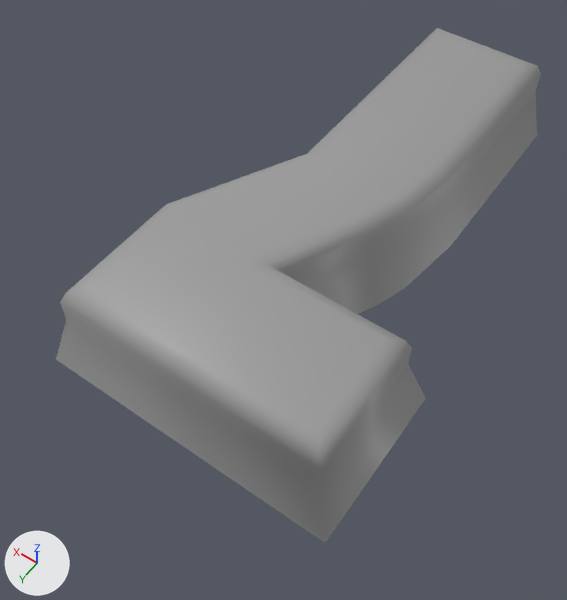
The FBX model Assets/- Asset Store/Custom/Numbers/Number_7.fbx, before and after one commit.
Both versions are drawn from a 50 mm lens placed at (-0.161, 0.303, 0.417), pointed at (0.012, 0.061, 0.036). Every picture has the same lights, and +X, +Y and +Z are marked at lower left. Where no turn or scale is listed for an object, it has been applied to the vertices.

In view in the first picture: 'Number_7'.
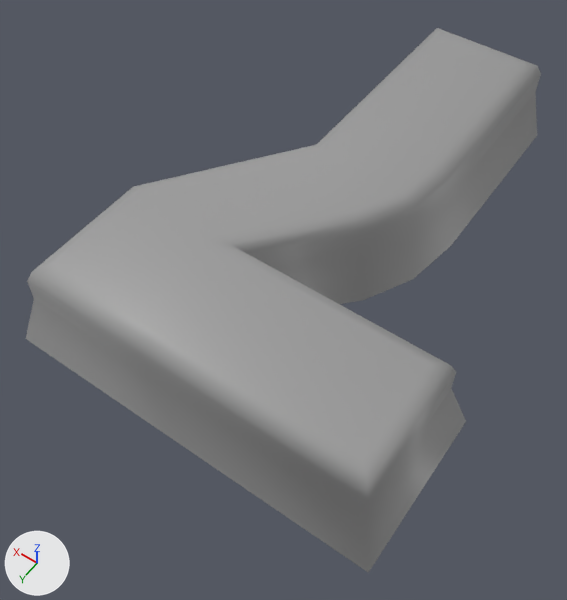
Boxes (x1, y1, x2, y2) around the edits, measured in the pictures (567 x 600 px; the box of a moved part takes in the faces that stretch with it):
'Number_7', reshaped (6% wider): before (56, 28, 541, 543); after (26, 28, 541, 573)
part 1 of me_cube_015, moved or reshaped: before (181, 261, 426, 543); after (142, 241, 466, 573)
part 2 of me_cube_015, moved or reshaped: before (167, 28, 524, 206); after (133, 28, 524, 193)
part 3 of me_cube_015, moved or reshaped: before (176, 155, 415, 283); after (143, 146, 415, 267)
part 4 of me_cube_015, moved or reshaped: before (302, 231, 412, 314); after (272, 231, 413, 304)
part 5 of me_cube_015, moved or reshaped: before (56, 204, 244, 463); after (26, 187, 207, 438)

Diff of the bpy script that builds the scene:
```diff
--- a/Assets/- Asset Store/Custom/Numbers/Number_7.fbx.py
+++ b/Assets/- Asset Store/Custom/Numbers/Number_7.fbx.py
@@ me_cube_015 @@
 me_cube_015.from_pydata(...)  # 60 vertices, 54 faces; spans x -0.093..0.093, y -0.17..0.174, z 0.037..0.1
 # used by ob_number_7; location = (0.0, 0.0, 0.0)
+# me_cube_015 part 1: all 10 vertices in x -0.093..-0.073, y 0.073..0.174, z 0.037..0.1 are moved by (-0.025, 0.0, 0.0)
+# me_cube_015 part 2: all 5 vertices in x 0.031..0.049, y -0.014..0.001, z 0.038..0.1 are moved by (0.0, -0.01, 0.0)
+# me_cube_015 part 3: all 4 vertices in x -0.026..-0.018, y 0.026..0.03, z 0.075..0.1 are moved by (0.005, 0.0, 0.0)
+# me_cube_015 part 4: the 1 vertex in x -0.036, y 0.034, z 0.037 is moved by (0.008, 0.0, 0.0)
+# me_cube_015 part 5: all 20 vertices in x -0.02..0.093, y 0.073..0.174, z 0.037..0.1 are moved by (0.025, 0.0, 0.0)
 me_cube_015.materials.append(mat_material)
```
